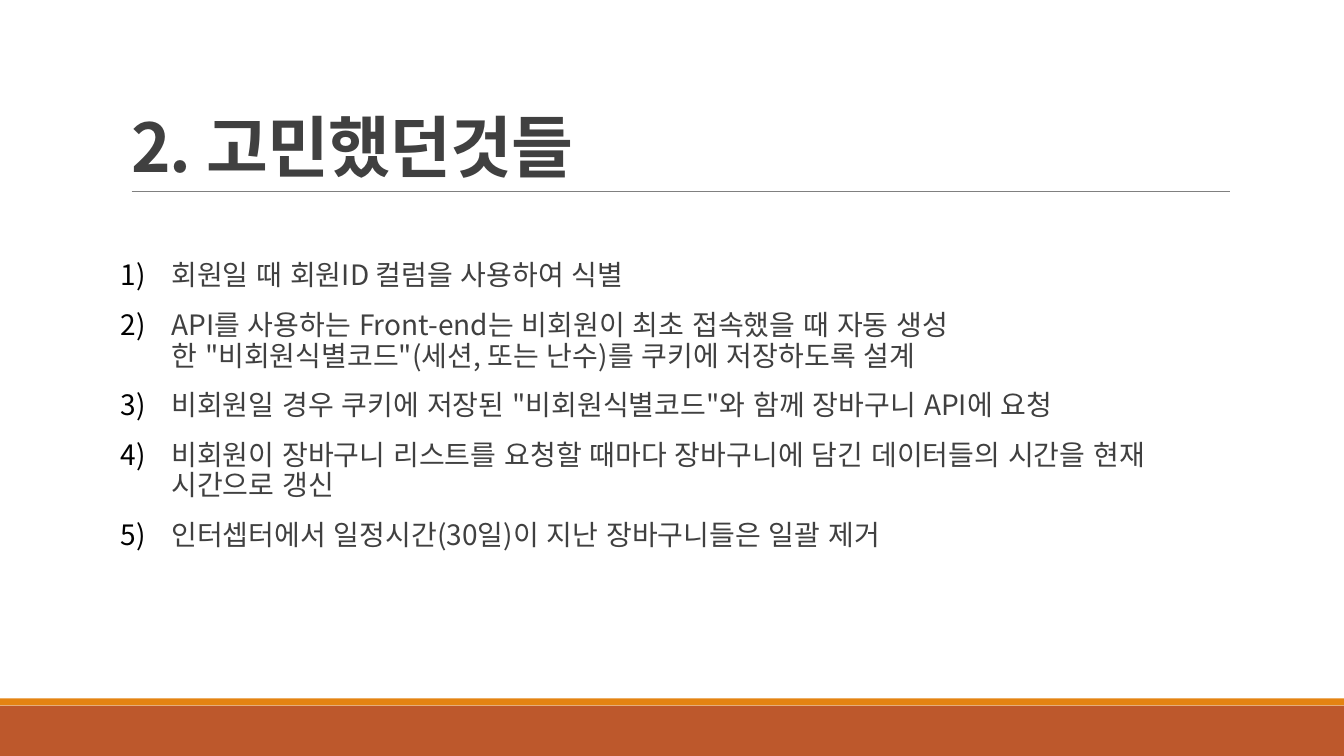
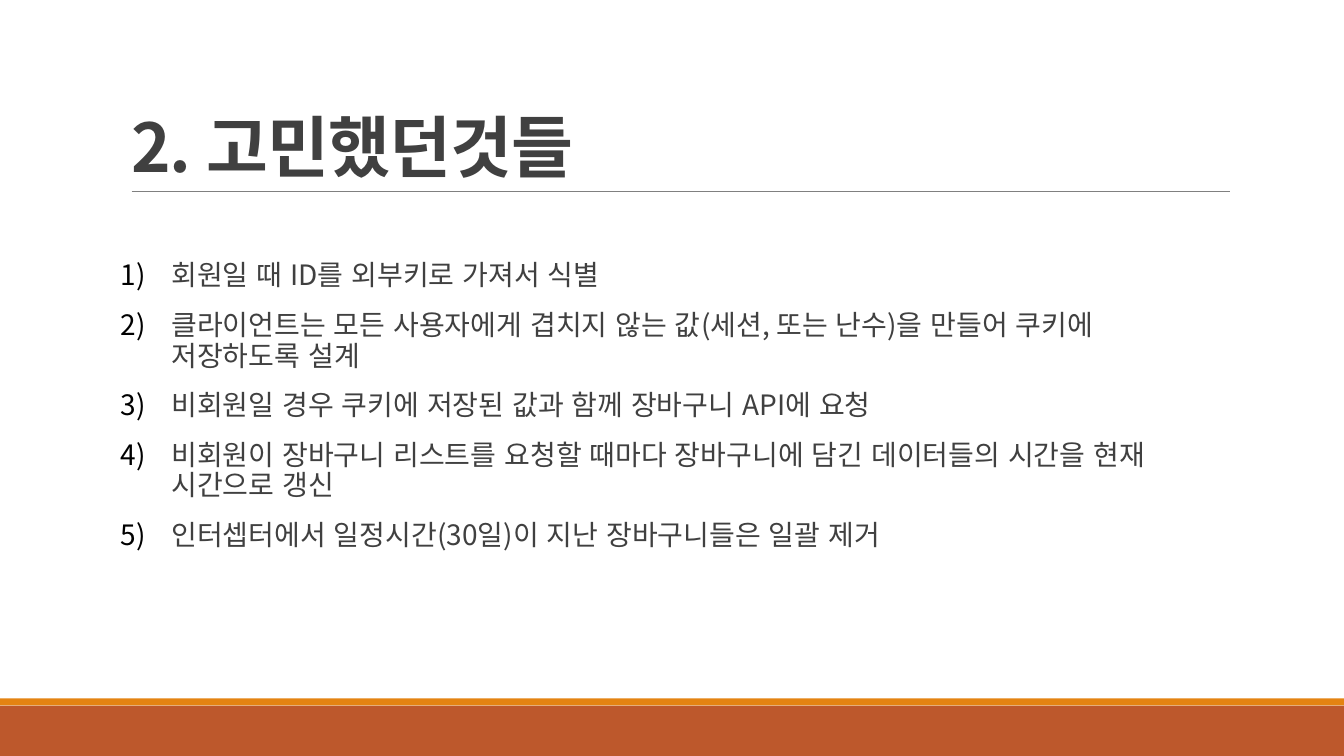
Before and after one commit to src8655/mhshop, a slide deck: slide 21 of 윤민호 발표.pptx. Drawn at 1344x756 pixels with LibreOffice and Linux fonts; fonts in the diff are those of the drawing. Boxes give left, top, right and bottom in pixels: in the first picture for what was removed or moved away, otherwise in the second. Text is boxed around its words. In the diff, an @@ line names an element or a change of style, - is before the commit and + after.

```diff
--- a/윤민호 발표.pptx
+++ b/윤민호 발표.pptx
@@ text at [171,262,1093,418]: text changed @@
-1) 회원일 때 회원ID 컬럼을 사용하여 식별
-2) API를 사용하는 Front-end는 비회원이 최초 접속했을 때 자동 생성한 "비회원식별코드"(세션, 또는 난수)를 쿠키에 저장하도록 설계
-3) 비회원일 경우 쿠키에 저장된 "비회원식별코드"와 함께 장바구니 API에 요청
+1) 회원일 때 ID를 외부키로 가져서 식별
+2) 클라이언트는 모든 사용자에게 겹치지 않는 값(세션, 또는 난수)을 만들어 쿠키에 저장하도록 설계
+3) 비회원일 경우 쿠키에 저장된 값과 함께 장바구니 API에 요청
```
Also in this commit, not shown: 3 other slides changed.
